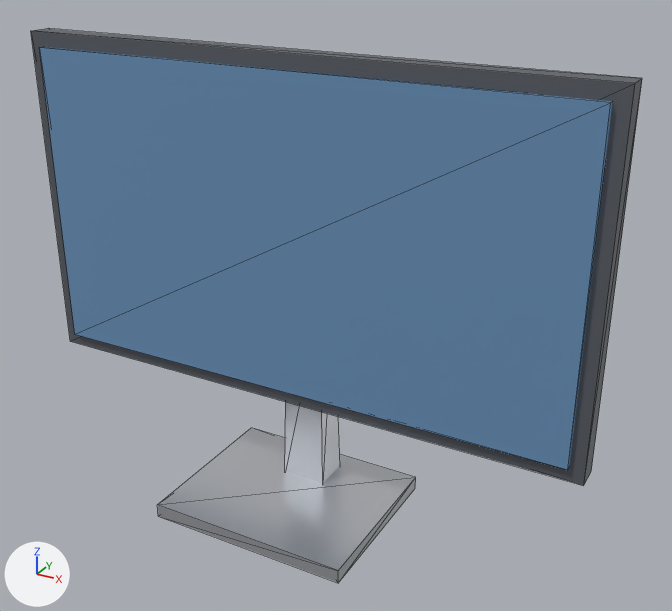
What one commit did to the glTF model assets/equipment/equipment_monitor_basic.glb.
Rendered twice from a 50 mm camera at (0.455, -0.722, 0.609) aimed at (0.045, 0.023, 0.236). The axes (+X, +Y, +Z) are drawn at lower left. The lights are the same throughout. The picture after the commit comes second. Mesh edges are drawn as thin lines. Vertices at exactly the same position are counted once.

Names of what the first picture shows: 'MonitorBasic'.
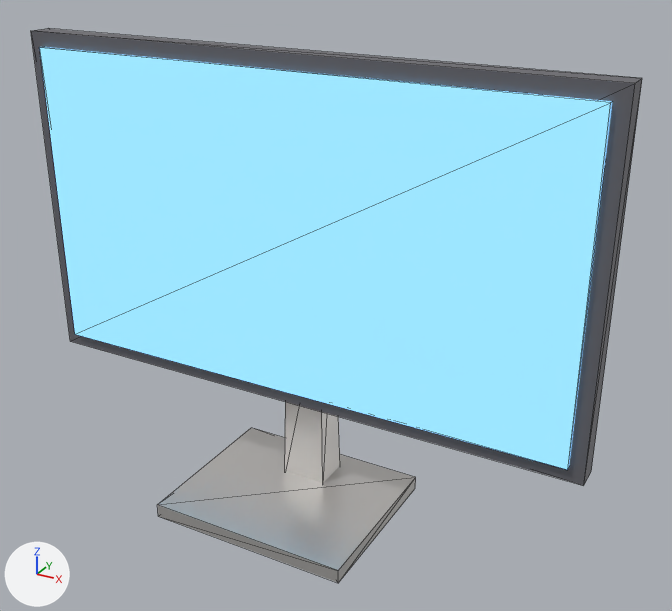
Location of each change, [x1, y1, x2, y2] in pixels of the pictures (672 x 611 px):
part 1 of me_monitorbasicmesh, recoloured (lighter): [39, 47, 612, 470] in both

What changed in the scene script:
```text
Add mat_monitorscreenglow:
    mat_monitorscreenglow = principled_material('MonitorScreenGlow')
    mat_monitorscreenglow.base_color = (0.28, 0.64, 0.88)  # blue #90d1f1
    mat_monitorscreenglow.metallic = 0.05
    mat_monitorscreenglow.roughness = 0.12
    mat_monitorscreenglow.emission_color = (0.18, 0.44, 0.72)  # blue #76b1dd
    mat_monitorscreenglow.emission_strength = 1.0
Change me_monitorbasicmesh:
    where me_monitorbasicmesh.from_pydata(...)  # 32 vertices, 48 faces; spans x -0.31..0.31, y -0.09..0.09, z 0.0..0.48
    used by ob_monitorbasic; location = (0.0, 0.0, 0.0)
    me_monitorbasicmesh part 1: all 12 faces that had it switch from mat_monitorscreen (blue #506981, glowing dark blue #38556f) to mat_monitorscreenglow (blue #90d1f1, glowing blue #76b1dd)
```
